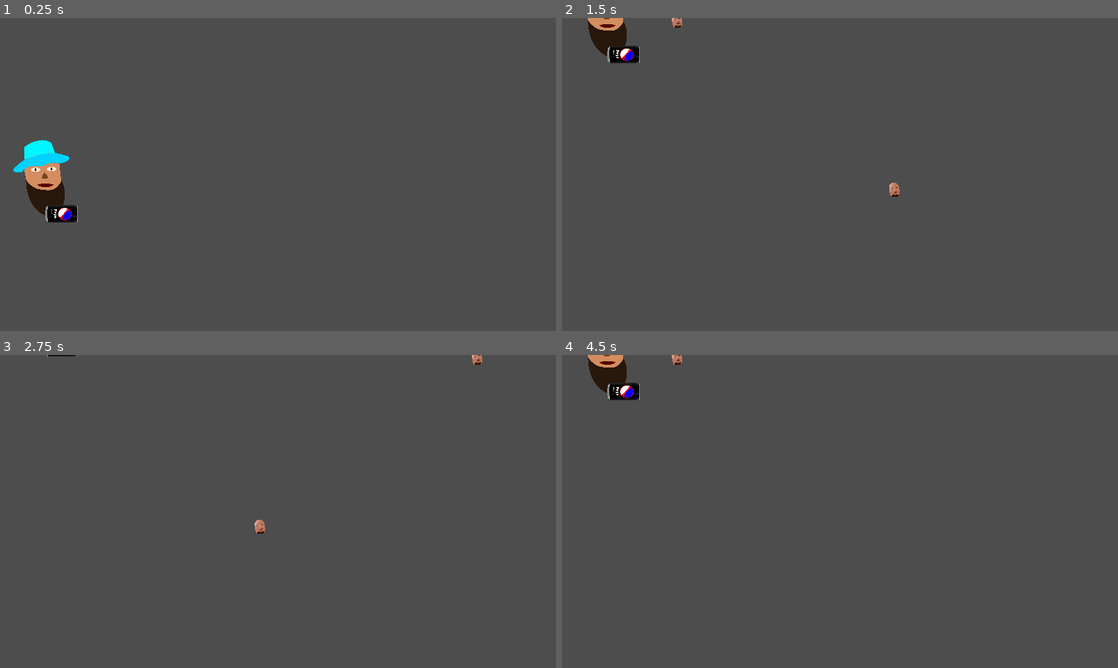
Above: before the commit, frames 1-4 (two rows, left to right).
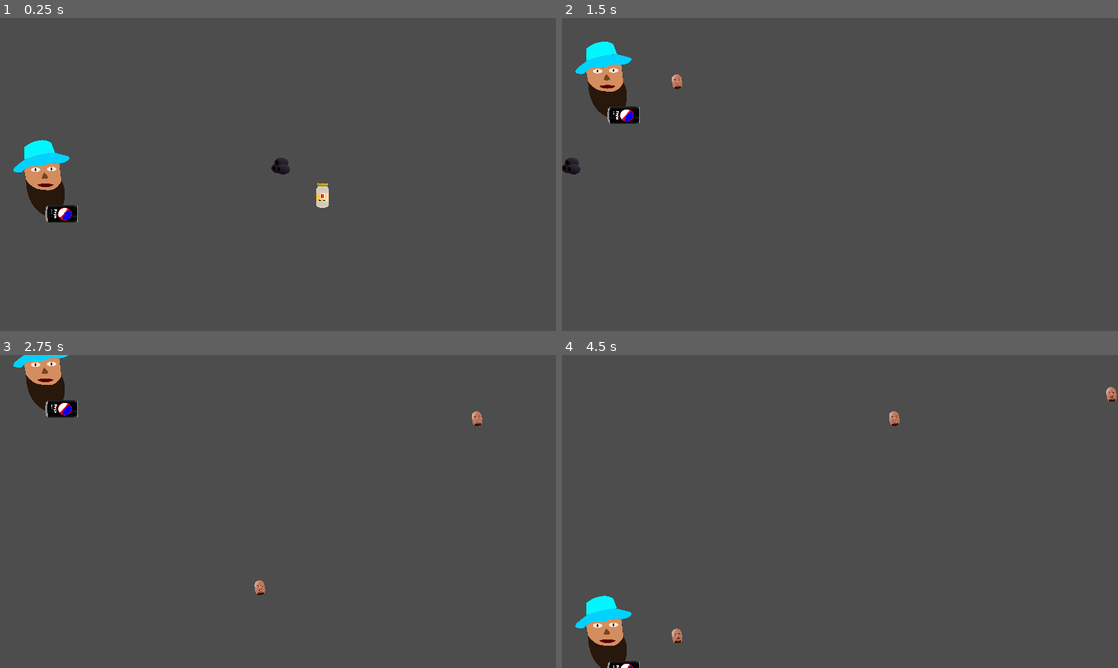
Above: after the commit, the same moments.

Repository: Seakorv/SmokeCheesesOfPapaTrouga
Game: Godot game, scene res://Scenes/kivikyläland.tscn
Two runs of this game, one before a commit and one after it. Both use one fixed random seed, a clock stepped at 60 frames per second and the inputs below. This scene is started directly instead of the project's main scene.
Inputs:
- Up to frame 1 (0.25 s): no input
- Up to frame 2 (1.5 s): hold W (move_up) 0.53-1.28 s; tap Space (shoot_pepemake) at 0.6, 1.35 s; hold S (move_down) from 1.28 s (still down)
- Up to frame 3 (2.75 s): release S (move_down) at 2.03 s; hold W (move_up) from 2.03 s (still down); tap Space (shoot_pepemake) at 2.1 s
- Up to frame 4 (4.5 s): tap Space (shoot_pepemake) at 2.85, 3.6, 4.35 s; release W (move_up) at 3.53 s; hold S (move_down) from 3.53 s (still down)

The runs differ from the first frame. In frame 1, 0.3% of the frame differs, in the area x 48-60%, y 44-61%; in frame 2, 2.7%, in the area x 0-61%, y 0-58%; in frame 3, 1.6%; in frame 4, 2.7%.

Commit message:
PapaT can now shoot bad food and also die

Diff:
--- /dev/null
+++ b/Scenes/bad_food.tscn
@@ -0,0 +1,60 @@
+[gd_scene load_steps=8 format=3 uid="uid://c13nwtillh10l"]
+
+[ext_resource type="Texture2D" uid="uid://dmtjc08l8tunr" path="res://Assets/Food/olivs.png" id="1_07yqb"]
+[ext_resource type="Script" path="res://Scripts/Olives.gd" id="2_s5isq"]
+[ext_resource type="Texture2D" uid="uid://be7qdykjj55bf" path="res://Assets/Food/hilloSipuli.png" id="2_uwaqs"]
+[ext_resource type="Script" path="res://Scripts/JellyOnions.gd" id="4_ak3xs"]
+
+[sub_resource type="GDScript" id="GDScript_ts2rb"]
+script/source = "extends Node2D
+"
+
+[sub_resource type="CircleShape2D" id="CircleShape2D_nbwfc"]
+radius = 30.0167
+
+[sub_resource type="CapsuleShape2D" id="CapsuleShape2D_j8wqg"]
+radius = 23.0
+height = 88.0
+
+[node name="Bad food" type="Node2D"]
+script = SubResource("GDScript_ts2rb")
+
+[node name="Olives" type="Area2D" parent="."]
+collision_layer = 2
+collision_mask = 5
+script = ExtResource("2_s5isq")
+
+[node name="AssetOlive" type="Sprite2D" parent="Olives"]
+position = Vector2(-1, -2)
+scale = Vector2(0.129726, 0.158796)
+texture = ExtResource("1_07yqb")
+
+[node name="OliveShape" type="CollisionShape2D" parent="Olives"]
+position = Vector2(-1, -1)
+shape = SubResource("CircleShape2D_nbwfc")
+
+[node name="ScreenNotifOlive" type="VisibleOnScreenNotifier2D" parent="Olives"]
+position = Vector2(45, -1)
+scale = Vector2(0.6, 2.8)
+
+[node name="JellyOnions" type="Area2D" parent="."]
+position = Vector2(-29, 60)
+collision_layer = 2
+collision_mask = 5
+script = ExtResource("4_ak3xs")
+
+[node name="AssetJellyOnion" type="Sprite2D" parent="JellyOnions"]
+position = Vector2(85, 38)
+scale = Vector2(0.0610831, 0.0787134)
+texture = ExtResource("2_uwaqs")
+
+[node name="JellyOnionShape" type="CollisionShape2D" parent="JellyOnions"]
+position = Vector2(85, 38)
+shape = SubResource("CapsuleShape2D_j8wqg")
+
+[node name="ScreenNotifHJellyOnion" type="VisibleOnScreenNotifier2D" parent="JellyOnions"]
+position = Vector2(123, 38)
+scale = Vector2(0.55, 4.15)
+
+[connection signal="body_entered" from="Olives" to="Olives" method="_on_body_entered"]
+[connection signal="body_entered" from="JellyOnions" to="JellyOnions" method="_on_body_entered"]
--- a/Scenes/gee_bullet.tscn
+++ b/Scenes/gee_bullet.tscn
@@ -8,6 +8,8 @@
 height = 38.4675
 
 [node name="GeeBullet" type="Area2D"]
+collision_layer = 4
+collision_mask = 2
 script = ExtResource("1_bqas3")
 
 [node name="Sprite2D" type="Sprite2D" parent="."]
@@ -25,4 +27,5 @@
 position = Vector2(-28, 1)
 scale = Vector2(0.375, 1.77795)
 
+[connection signal="area_entered" from="." to="." method="_on_area_entered"]
 [connection signal="screen_exited" from="VisibleOnScreenNotifier2D" to="." method="_on_visible_on_screen_notifier_2d_screen_exited"]
--- a/Scenes/kivikyläland.tscn
+++ b/Scenes/kivikyläland.tscn
@@ -1,7 +1,8 @@
-[gd_scene load_steps=3 format=3 uid="uid://cwcnq84t0llm6"]
+[gd_scene load_steps=4 format=3 uid="uid://cwcnq84t0llm6"]
 
 [ext_resource type="Script" path="res://Scripts/kivikyläland.gd" id="1_f8oof"]
 [ext_resource type="PackedScene" uid="uid://bfmnvh7fn6avc" path="res://Scenes/player.tscn" id="2_d8r7w"]
+[ext_resource type="PackedScene" uid="uid://c13nwtillh10l" path="res://Scenes/bad_food.tscn" id="3_2gm4x"]
 
 [node name="Kivikyläland" type="Node2D"]
 script = ExtResource("1_f8oof")
@@ -13,3 +14,6 @@
 position = Vector2(150, 540)
 
 [node name="PepeMakeAse" type="Node2D" parent="."]
+
+[node name="Bad food" parent="." instance=ExtResource("3_2gm4x")]
+position = Vector2(1158, 513)
--- a/Scenes/player.tscn
+++ b/Scenes/player.tscn
@@ -5,6 +5,7 @@
 [ext_resource type="Texture2D" uid="uid://x3dkwwfxvmpq" path="res://Assets/Characters/pepeMake.png" id="3_xn5u2"]
 
 [node name="PapaT" type="CharacterBody2D" groups=["player"]]
+collision_mask = 2
 motion_mode = 1
 script = ExtResource("1_pyuuv")
 metadata/_edit_vertical_guides_ = [-67.0]
--- /dev/null
+++ b/Scripts/JellyOnions.gd
@@ -0,0 +1,16 @@
+class_name JellyOnions extends Area2D
+
+@export var speed = 400
+
+func _physics_process(delta):
+	global_position.x += -speed * delta
+
+
+func die():
+	queue_free()
+
+
+func _on_body_entered(body):
+	if body is PapaT:
+		body.die()
+		die()
--- /dev/null
+++ b/Scripts/Olives.gd
@@ -0,0 +1,16 @@
+class_name Olives extends Area2D
+
+@export var speed = 750
+
+func _physics_process(delta):
+	global_position.x += -speed * delta
+
+
+func die():
+	queue_free()
+
+
+func _on_body_entered(body):
+	if body is PapaT:
+		body.die()
+		die()
--- a/Scripts/PapaTMainChar.gd
+++ b/Scripts/PapaTMainChar.gd
@@ -1,4 +1,4 @@
-extends CharacterBody2D
+class_name PapaT extends CharacterBody2D
 
 signal pepeM_shot(gee_scene, location)
 
@@ -6,6 +6,7 @@
 
 @onready var muzzle = $Muzzle
 
+var health = 10
 var gee_scene = preload("res://Scenes/gee_bullet.tscn")
 
 func _process(delta):
@@ -14,12 +15,19 @@
 
 func _physics_process(delta):
 
-	# Restricting character movement into the screen
+	#creating the health bar
 
 	# Movement with vector2
 	var direction = Vector2(0, Input.get_axis("move_up", "move_down"))
 	velocity = direction * SPEED
 	move_and_slide()
 
+	#restricting player movement into the screen
+	global_position = global_position.clamp(Vector2.ZERO, get_viewport_rect().size)
+
 func shoot():
 	pepeM_shot.emit(gee_scene, muzzle.global_position)
+
+
+func die():
+	queue_free()
--- a/Scripts/gee_bullet.gd
+++ b/Scripts/gee_bullet.gd
@@ -2,8 +2,16 @@
 
 @export var speed = 1000
 
+
 func _physics_process(delta):
 	global_position.x += speed * delta
 
+
 func _on_visible_on_screen_notifier_2d_screen_exited():
 	queue_free()
+
+
+func _on_area_entered(area):
+	if area is Olives or JellyOnions:
+		area.die()
+		queue_free()
--- a/project.godot
+++ b/project.godot
@@ -73,6 +73,12 @@
 ]
 }
 
+[layer_names]
+
+2d_physics/layer_1="papaT"
+2d_physics/layer_2="badFood"
+2d_physics/layer_3="papaAmmonition"
+
 [rendering]
 
 renderer/rendering_method="mobile"
Binary file added: Assets/Food/LihaPinc.png
Not shown, added: Assets/Food/LihaPinc.png.import
Binary file added: Assets/Food/hilloSipuli.png
Not shown, added: Assets/Food/hilloSipuli.png.import
Binary file added: Assets/Food/kebabPNG.png
Not shown, added: Assets/Food/kebabPNG.png.import
Binary file added: Assets/Food/kultaliha.png
Not shown, added: Assets/Food/kultaliha.png.import
Binary file added: Assets/Food/nakit.png
Not shown, added: Assets/Food/nakit.png.import
Binary file added: Assets/Food/olivs.png
Not shown, added: Assets/Food/olivs.png.import
